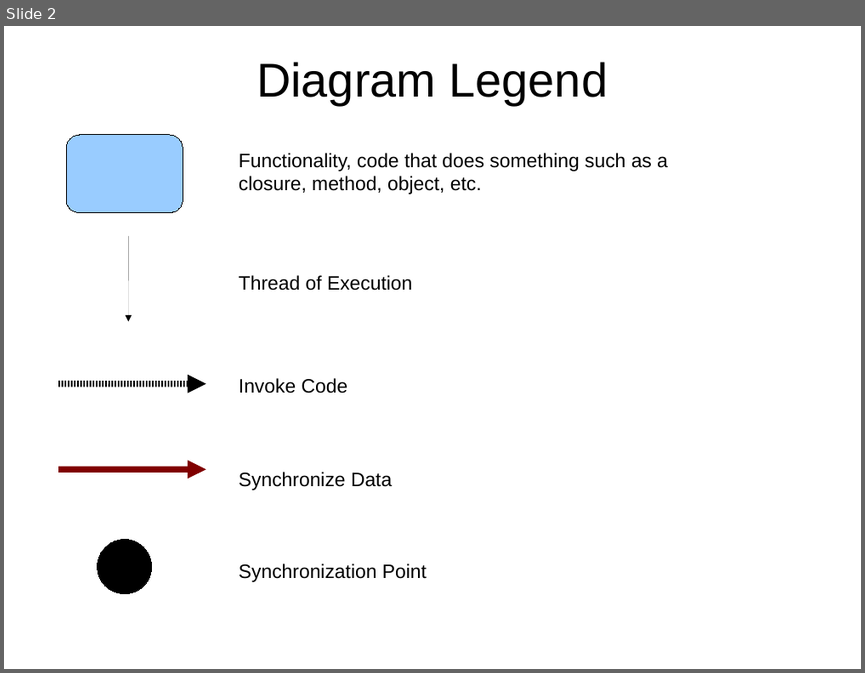
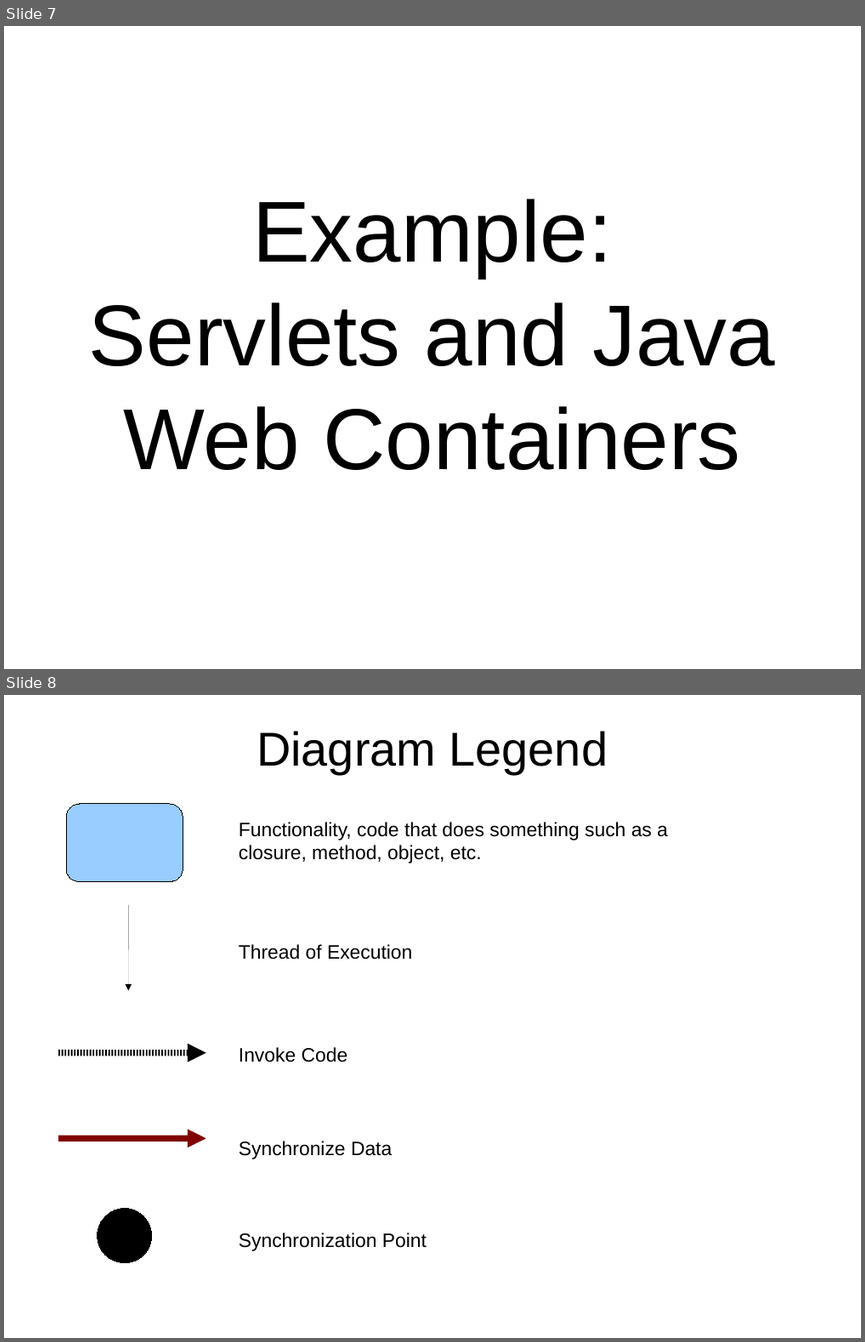
Before and after one commit to dwclark/GroovyThreading, a slide deck: presentation/gpars.odp. Shown one above the other, each under a label of ours: slide 2 before the commit, slides 7 and 8 after it. The pictures are 865x673 and 865x1342 pixels, drawn with LibreOffice and Linux fonts; fonts in the diff are those of the drawing. Boxes give left, top, right and bottom in pixels: in the first picture for what was removed or moved away, otherwise in the second. Text is boxed around its words. In the diff, an @@ line names an element or a change of style, - is before the commit and + after.

```diff
--- a/presentation/gpars.odp
+++ b/presentation/gpars.odp
@@ slide 7 added at (x1=4, y1=26, x2=861, y2=669), background #FFFFFF @@
@@ text added at (x1=89, y1=199, x2=775, y2=470), 80 pt, text #000000 @@
+Example: Servlets and Java Web Containers
@@ what was slide 2 is now slide 8 @@
```
Also in this commit, not shown: 2 slides changed, 5 other slides added, 1 other file.
